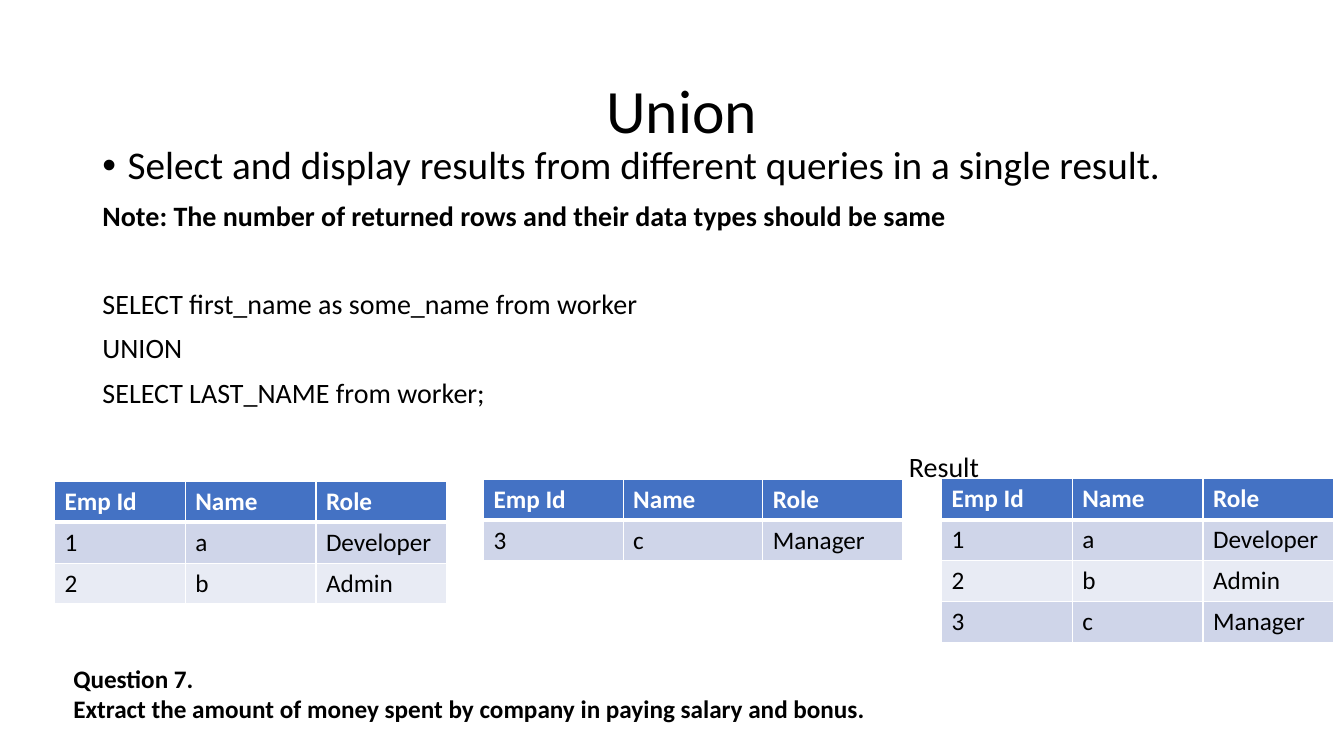
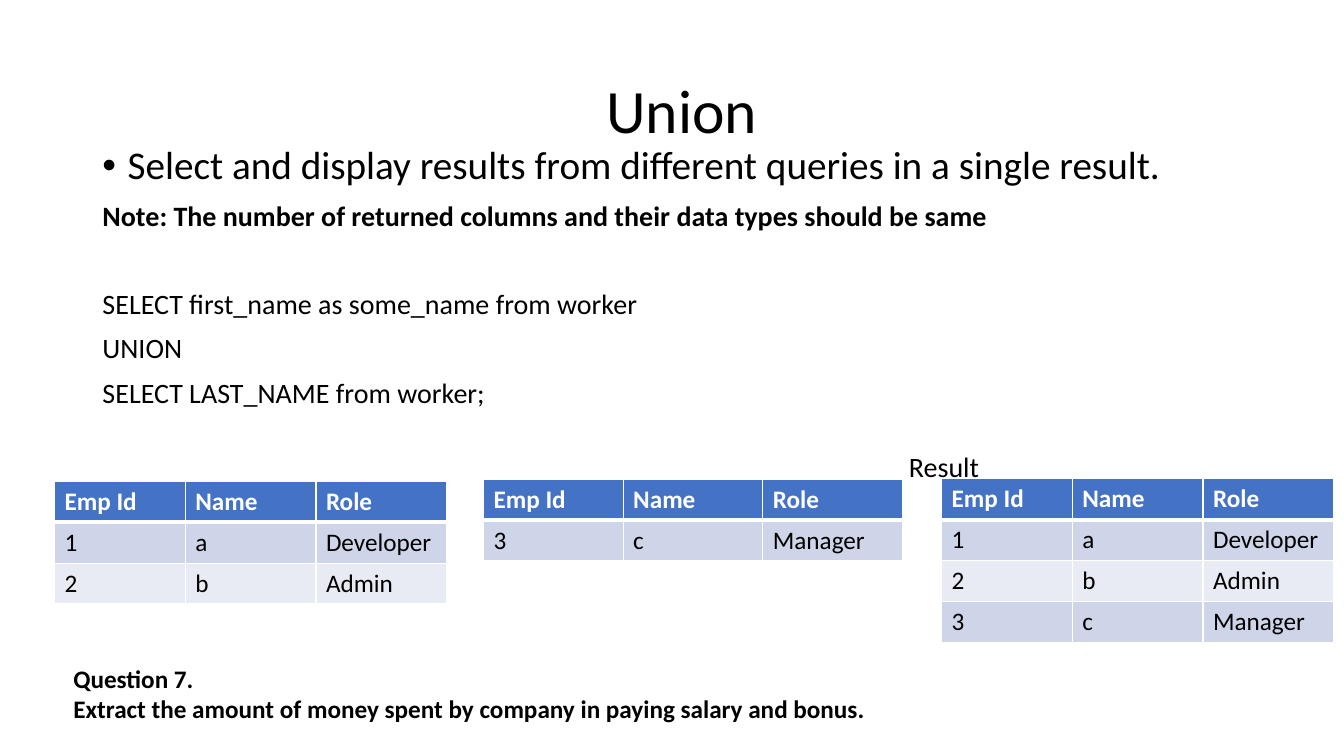
Before and after one commit to vvthakral/data-science-bootcamp, a slide deck: slide 23 of week-2-sql/sql.pptx. Drawn at 1344x756 pixels with LibreOffice and Linux fonts; fonts in the diff are those of the drawing. Boxes give left, top, right and bottom in pixels: in the first picture for what was removed or moved away, otherwise in the second. Text is boxed around its words. In the diff, an @@ line names an element or a change of style, - is before the commit and + after.

```diff
--- a/week-2-sql/sql.pptx
+++ b/week-2-sql/sql.pptx
@@ text at (102,206,987,231): text changed @@
-Note: The number of returned rows and their data types should be same
+Note: The number of returned columns and their data types should be same
```
Also in this commit, not shown: 6 other slides changed, 4 other files.
